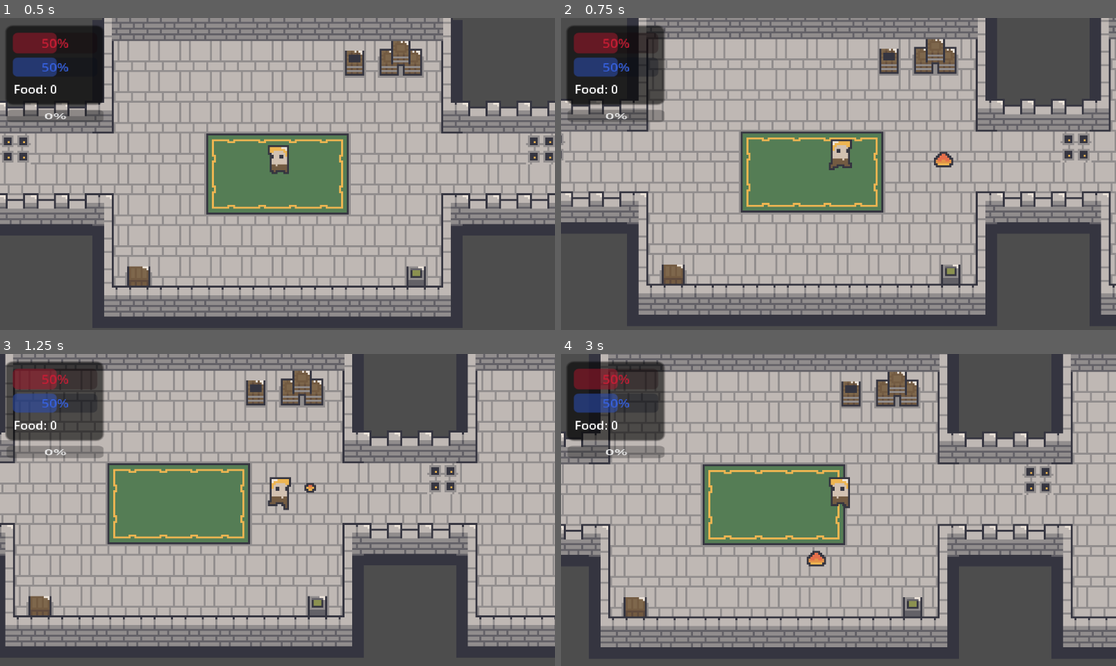
Above: before the commit, frames 1-4 (two rows, left to right).
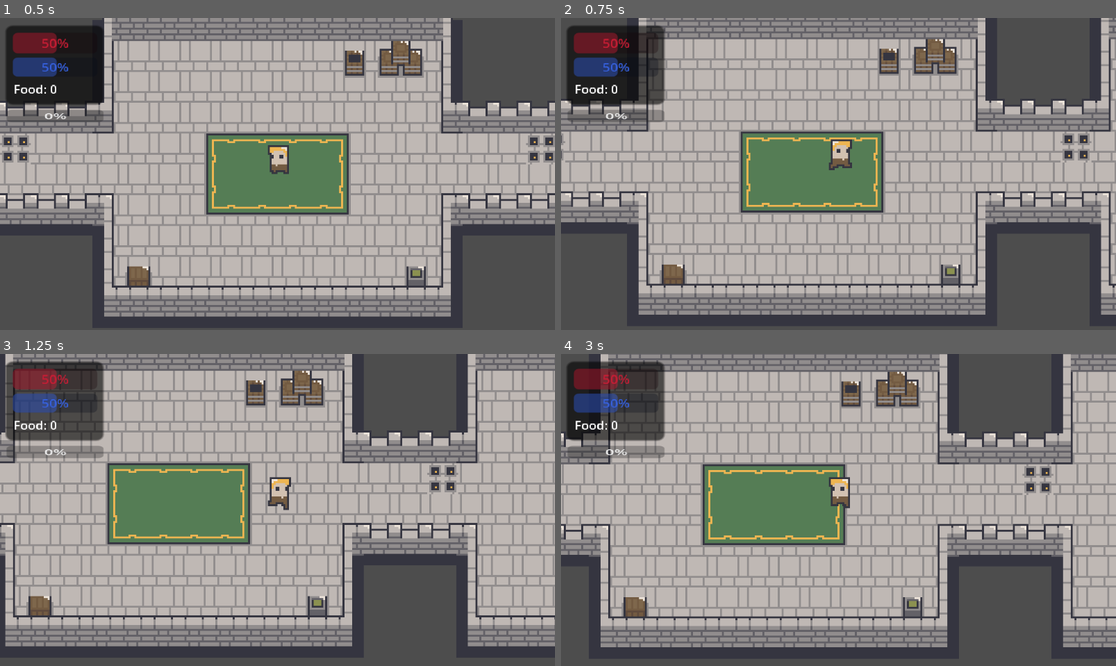
Above: after the commit, the same moments.

Repository: qmarsala/DeliciousDungeon
Game: Godot game, scene res://scenes/game.tscn
The game is run twice, just before and just after one commit, with the same random seed, the same clock (stepped at 60 frames per second) and the same inputs.
Inputs (mouse positions are in pixels of both pictures, inside the frame that each line leads up to):
- Up to frame 1 (0.5 s): no input
- Up to frame 2 (0.75 s): move the mouse to (960, 158) at 0.52 s; press the mouse at (960, 158) at 0.53 s; tap W (heavy_attack) at 0.6 s
- Up to frame 3 (1.25 s): no input
- Up to frame 4 (3 s): move the mouse to (727, 525) at 1.27 s; release the mouse at (727, 525) at 1.28 s; click (727, 525) at 1.35 s; tap W (heavy_attack) at 1.55, 2.85 s; move the mouse to (894, 441) at 2.02 s; press the mouse at (894, 441) at 2.03 s; tap Q (basic_attack) at 2.1 s; move the mouse to (810, 572) at 2.77 s; release the mouse at (810, 572) at 2.78 s

Frame 1 is identical in both runs. In frame 2, 0.1% of the frame differs, in the area x 67-71%, y 42-48%; in frame 3, less than 0.1%; in frame 4, 0.2%, in the area x 44-48%, y 63-69%.
Error after the commit: Parse Error: Could not find type "SpellData" in the current scope. (res://assets/scripts/magic_attack.gd:8)

Commit message:
add a cast time to magic

Diff:
--- a/src/assets/scripts/magic_attack.gd
+++ b/src/assets/scripts/magic_attack.gd
@@ -4,46 +4,28 @@
 signal ranged_attack()
 signal ranged_attack_charge(value: float)
 
-@export var spell: PackedScene
-@export var charge_time = .5
-@export var cooldown = 0.0
-@export var attack_action = "heavy_attack"
+#todo: could 'swap' spells from a spell book
+@export var spell_data: SpellData
+@onready var cooldown_timer: Timer = $CooldownTimer
+@onready var cast_timer: Timer = $CastTimer
 
-@onready var cooldown_timer: Timer = $CooldownTimer
-
-var can_charge = true
 var is_on_cooldown = false
 
-var basic_pressed_time : float = 0.0 :
-	get:
-		return basic_pressed_time
-	set(v):
-		if basic_pressed_time != v and basic_pressed_time >= charge_time * .25:
-			ranged_attack_charge.emit((v / charge_time) * 100)
-		basic_pressed_time = v
-
 func _process(delta: float) -> void:
-	if Input.is_action_pressed(attack_action) and not is_on_cooldown:
+	if Input.is_action_pressed(spell_data.attack_action) and not is_on_cooldown:
 		is_on_cooldown = true
-		cooldown_timer.start(cooldown)
-		ranged_attack.emit()
-	#if not Input.is_action_pressed(attack_action):
-		#basic_pressed_time = 0
-		#can_charge = true
-	#if Input.is_action_pressed(attack_action) and can_charge and not is_on_cooldown:
-		#basic_pressed_time += delta
-	#if basic_pressed_time >= charge_time:
-		#can_charge = false
-		#is_on_cooldown = true
-		#cooldown_timer.start(cooldown)
-		#ranged_attack.emit()
-		#basic_pressed_time = 0
+		cast_timer.start(spell_data.cast_time)
+		cooldown_timer.start(spell_data.cooldown + spell_data.cast_time)
 
 func cast_at_location(target_location):
-	print("cast")
-	var spell_instance = spell.instantiate() as Spell
+	#todo: show cast timer
+	var spell_instance = spell_data.spell.instantiate() as Spell
 	spell_instance.position = target_location
 	add_child(spell_instance)
 
 func _on_cooldown_timer_timeout() -> void:
 	is_on_cooldown = false
+
+func _on_cast_timer_timeout() -> void:
+	cast_timer.stop()
+	ranged_attack.emit()
--- a/src/assets/scripts/player.gd
+++ b/src/assets/scripts/player.gd
@@ -15,12 +15,12 @@
 @onready var rest_timer: Timer = $RestTimer
 
 var rest_is_cooldown = false
-var food
-var nutrition
+var food: int
+var nutrition: float
 
 func is_dead(): return %HealthComponent.is_dead()
 
-var move_target
+var move_target: Vector2
 
 func _ready() -> void:
 	nutrition = STARTING_NUTRITION
@@ -82,7 +82,6 @@
 	var mouse_pos = get_global_mouse_position()
 	var direction = mouse_pos - global_position
 	var target_location = mouse_pos
-	# why does this not work?!
 	if direction.length() > 75:
 		target_location = global_position + (direction.normalized() * 75)
 	magic_attack.cast_at_location(target_location)
--- a/src/scenes/player.tscn
+++ b/src/scenes/player.tscn
@@ -5,7 +5,7 @@
 [ext_resource type="Script" path="res://assets/scripts/magic_attack.gd" id="2_tx3l7"]
 [ext_resource type="PackedScene" uid="uid://ydoamsvkvmjd" path="res://scenes/components/health_component.tscn" id="2_vxtdb"]
 [ext_resource type="PackedScene" uid="uid://ckf187c4wqwck" path="res://scenes/components/movement_component.tscn" id="3_fvtna"]
-[ext_resource type="PackedScene" uid="uid://cj44w170s0wa3" path="res://scenes/items/spell.tscn" id="3_q7w5k"]
+[ext_resource type="Resource" uid="uid://chw5576wg47v4" path="res://assets/data/conflagrate.tres" id="6_8gct0"]
 
 [sub_resource type="CapsuleShape2D" id="CapsuleShape2D_kh2an"]
 radius = 4.0
@@ -199,10 +199,11 @@
 
 [node name="MagicAttack" type="Node" parent="."]
 script = ExtResource("2_tx3l7")
-spell = ExtResource("3_q7w5k")
-cooldown = 1.0
+spell_data = ExtResource("6_8gct0")
 
 [node name="CooldownTimer" type="Timer" parent="MagicAttack"]
+
+[node name="CastTimer" type="Timer" parent="MagicAttack"]
 
 [node name="DeathTimer" type="Timer" parent="."]
 
@@ -216,6 +217,7 @@
 [connection signal="ranged_attack" from="MagicAttack" to="." method="_on_magic_attack"]
 [connection signal="ranged_attack_charge" from="MagicAttack" to="." method="_on_magic_attack_charge"]
 [connection signal="timeout" from="MagicAttack/CooldownTimer" to="MagicAttack" method="_on_cooldown_timer_timeout"]
+[connection signal="timeout" from="MagicAttack/CastTimer" to="MagicAttack" method="_on_cast_timer_timeout"]
 [connection signal="timeout" from="DeathTimer" to="." method="_on_death_timer_timeout"]
 [connection signal="timeout" from="HungerTimer" to="." method="_on_hunger_timer_timeout"]
 [connection signal="timeout" from="RestTimer" to="." method="_on_rest_timer_timeout"]
